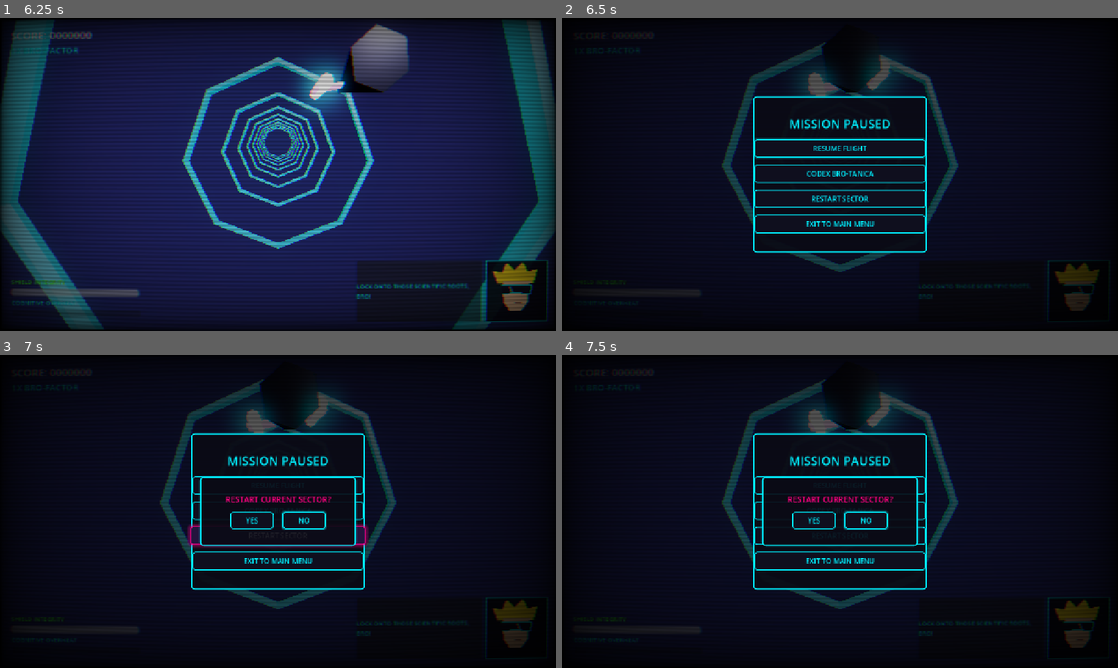
Above: before the commit, frames 1-4 (two rows, left to right).
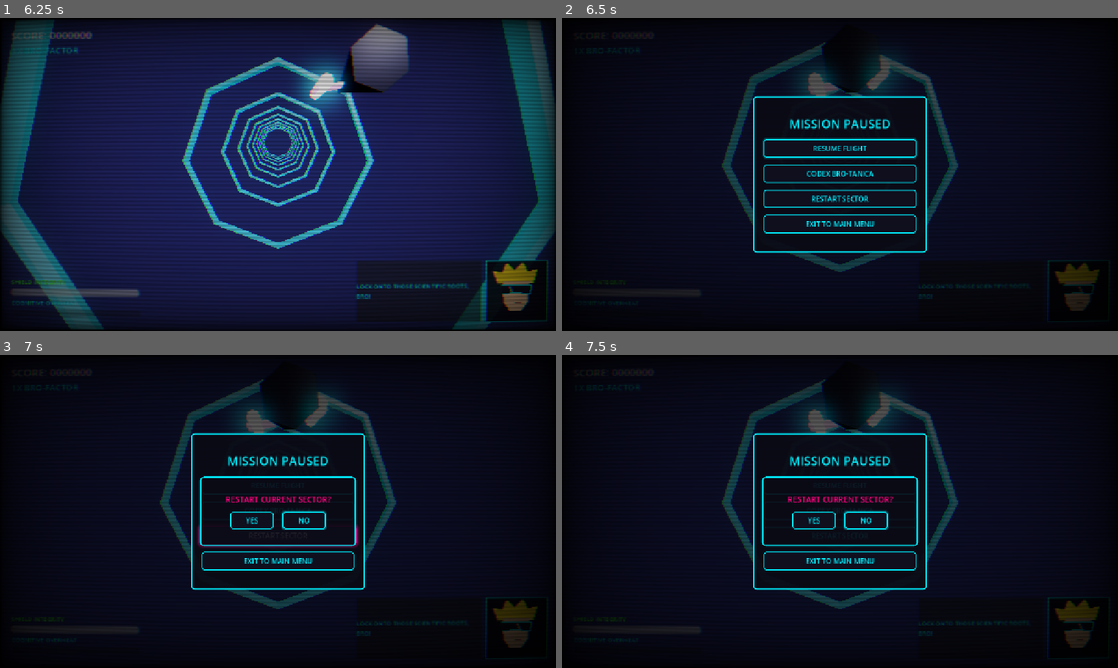
Above: after the commit, the same moments.

Repository: leouofa/isv-bro
Game: Godot game, scene res://scenes/MainMenu.tscn
Same seed, same stepped clock (60 frames per second), same inputs: the game is played once before the commit and once after it. Sound files missing from this copy of the repository are replaced by a short silence.
Inputs (mouse positions are in pixels of both pictures, inside the frame that each line leads up to):
- Up to frame 1 (6.25 s): click "NEW GAME" at 0.5 s; click "← BACK" at 1.25 s; click "NEW GAME" at 2 s; tap Enter at 2.75 s; move the mouse to (400, 158) at 2.77 s; hold D (move_right) 2.78-3.53 s; tap Space (barrel_roll) at 2.85 s; click (400, 158) at 2.92 s; move the mouse to (166, 190) at 3.52 s; hold Ctrl (airbrake) 3.53-4.28 s; tap Tab (boost) at 3.6 s; move the mouse to (333, 105) at 4.27 s; hold D (move_right) 4.28-5.03 s; tap 1 (root_1) at 4.35 s; move the mouse to (250, 237) at 5.02 s; hold W (move_up) 5.03-5.78 s; tap 2 (root_2) at 5.1 s; click (250, 237) at 5.17 s; move the mouse to (444, 221) at 5.77 s; hold A (move_left) from 5.78 s (still down); tap 3 (root_3) at 5.85 s
- Up to frame 2 (6.5 s): keep holding A (move_left); tap Escape (pause) at 6.4 s
- Up to frame 3 (7 s): release A (move_left) at 6.5 s; click "RESTART SECTOR" at 6.5 s
- Up to frame 4 (7.5 s): click "RESTART SECTOR" at 7.25 s

Frame 1 is identical in both runs. In frame 2, 0.3% of the frame differs, in the area x 34-66%, y 38-69%; in frame 3, 0.5%, in the area x 33-67%, y 38-69%; in frame 4, 0.2%.

Commit message:
ui: add content margin padding to pause menu box
Add 24px content margins to StyleBoxFlat_dark in PauseMenu.tscn so the pause menu buttons and title no longer touch the outer cyan container border, ensuring visual breathing room consistent with other modal dialogs and accommodating button hover glow effects. Also add a headless test assertion in test_game.gd to verify panel padding persistence.

Diff:
--- a/scenes/PauseMenu.tscn
+++ b/scenes/PauseMenu.tscn
@@ -3,6 +3,10 @@
 [ext_resource type="Script" path="res://scripts/PauseMenu.gd" id="1_script"]
 
 [sub_resource type="StyleBoxFlat" id="StyleBoxFlat_dark"]
+content_margin_left = 24.0
+content_margin_top = 24.0
+content_margin_right = 24.0
+content_margin_bottom = 24.0
 bg_color = Color(0.04, 0.04, 0.08, 0.92)
 border_width_left = 3
 border_width_top = 3
--- a/tools/test_game.gd
+++ b/tools/test_game.gd
@@ -208,11 +208,14 @@
 
 	menu_scn.free()
 
-	# Verify PauseMenu buttons cursor
+	# Verify PauseMenu buttons cursor and panel padding
 	var p_scn := (load("res://scenes/PauseMenu.tscn") as PackedScene).instantiate()
 	root.add_child(p_scn)
 	var resume_btn = p_scn.get_node_or_null("Panel/VBox/ResumeBtn") as Button
 	assert_true(resume_btn != null and resume_btn.mouse_default_cursor_shape == Control.CURSOR_POINTING_HAND, "PauseMenu ResumeBtn has CURSOR_POINTING_HAND")
+	var p_panel = p_scn.get_node_or_null("Panel") as PanelContainer
+	var p_style = p_panel.get_theme_stylebox("panel") as StyleBoxFlat if p_panel else null
+	assert_true(p_style != null and p_style.content_margin_left >= 16.0 and p_style.content_margin_right >= 16.0, "PauseMenu Panel has content margin padding")
 	p_scn.free()
 
 	# Verify CodexScreen elements cursor
